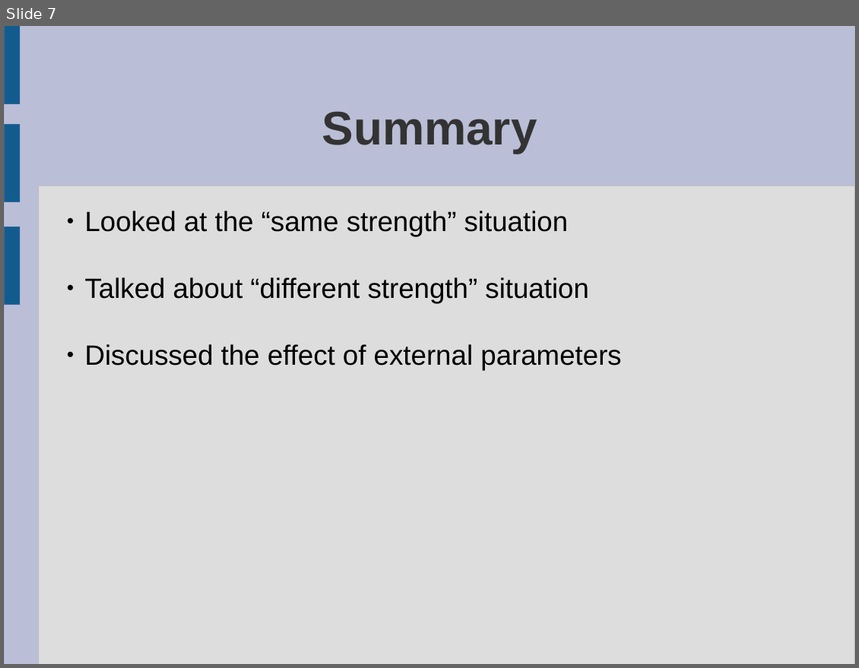
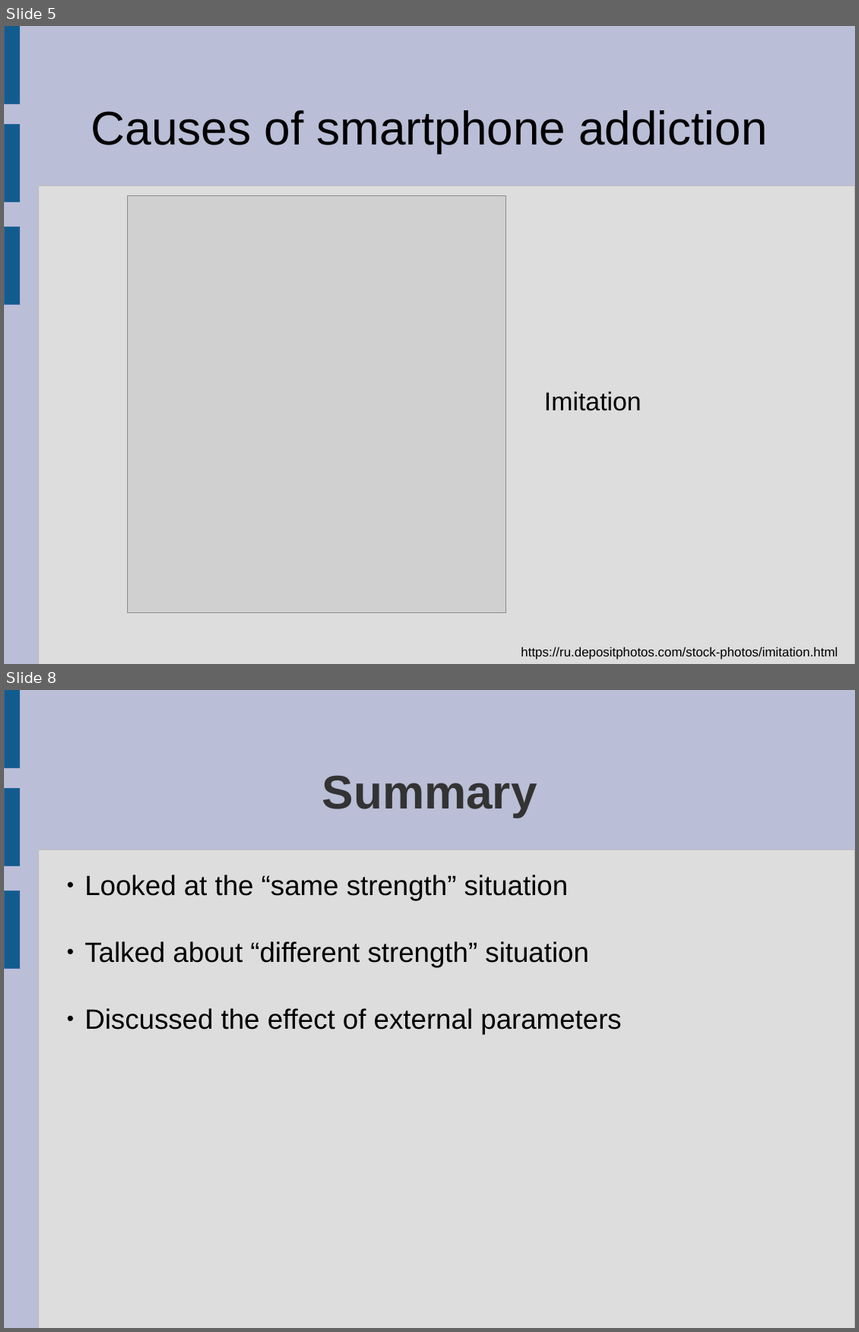
Before and after one commit to llmontoryxd/english, a slide deck: Presentation_8sem_1.odp. Shown one above the other, each under a label of ours: slide 7 before the commit, slides 5 and 8 after it; the slides between them are not shown. The pictures are 859x668 and 859x1332 pixels, drawn with LibreOffice and Linux fonts; fonts in the diff are those of the drawing; grey boxes stand for pictures. Boxes give left, top, right and bottom in pixels: in the first picture for what was removed or moved away, otherwise in the second. Text is boxed around its words. In the diff, an @@ line names an element or a change of style, - is before the commit and + after.

```diff
--- a/Presentation_8sem_1.odp
+++ b/Presentation_8sem_1.odp
@@ slide 5 added at [4,26,855,664], background #BABED6; not listed: 4 template elements that a slide beside it also shows @@
@@ title added at [91,110,767,154], 44 pt, text #000000 @@
+Causes of smartphone addiction
@@ picture added at [128,196,506,613] @@
@@ text added at [544,392,642,411], 24 pt, text #000000 @@
+Imitation
@@ text added at [521,647,838,660], 12 pt, text #000000 @@
+https://ru.depositphotos.com/stock-photos/imitation.html
@@ what was slide 7 is now slide 8 @@
```
Also in this commit, not shown: 1 slide changed, 5 other slides added, 5 slides removed, 18 other files.
